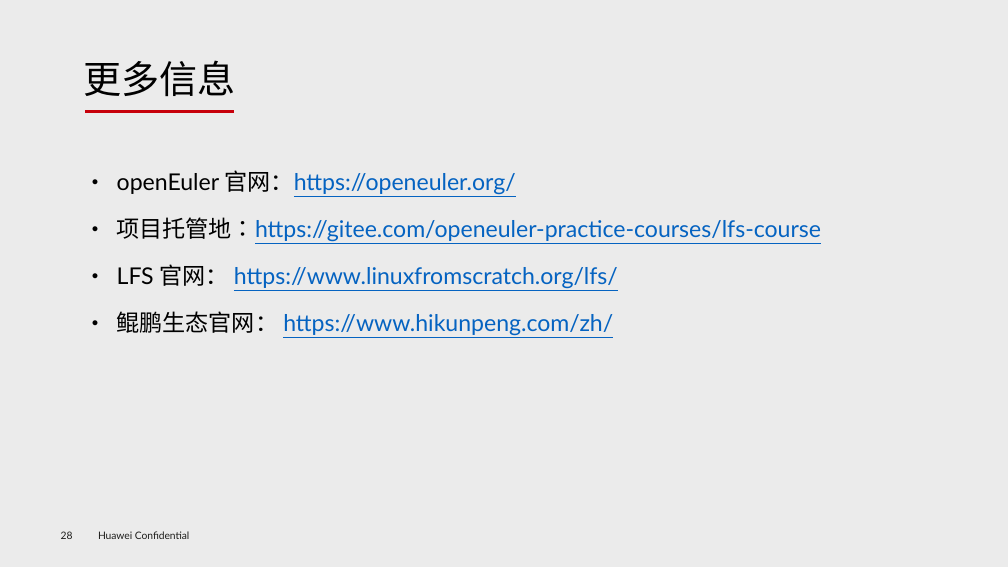
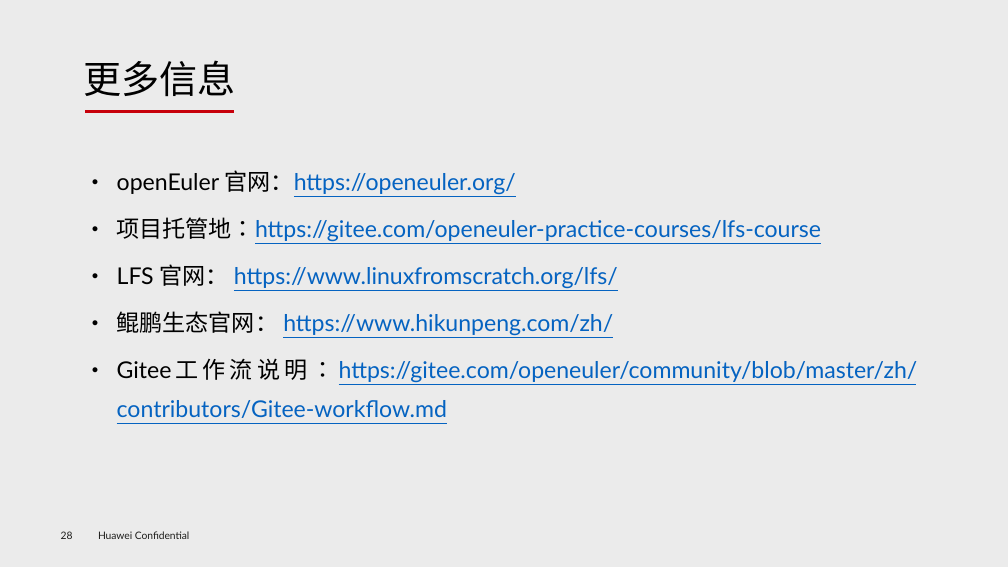
Before and after one commit to openeuler-mirror/lfs-course, a slide deck: slide 29 of lfs-7.7-systemd/documents/LFS-on-opnEuler_v1.3.pptx. Drawn at 1008x567 pixels with LibreOffice and Linux fonts; fonts in the diff are those of the drawing; background and template pictures are left out. Boxes give left, top, right and bottom in pixels: in the first picture for what was removed or moved away, otherwise in the second. Text is boxed around its words. In the diff, an @@ line names an element or a change of style, - is before the commit and + after.

```diff
--- a/lfs-7.7-systemd/documents/LFS-on-opnEuler_v1.3.pptx
+++ b/lfs-7.7-systemd/documents/LFS-on-opnEuler_v1.3.pptx
@@ text at box(117, 361, 918, 418): paragraph added @@
+● Gitee工作流说明：https://gitee.com/openeuler/community/blob/master/zh/contributors/Gitee-workflow.md
```
Also in this commit, not shown: 2 other slides changed, 1 other file.
